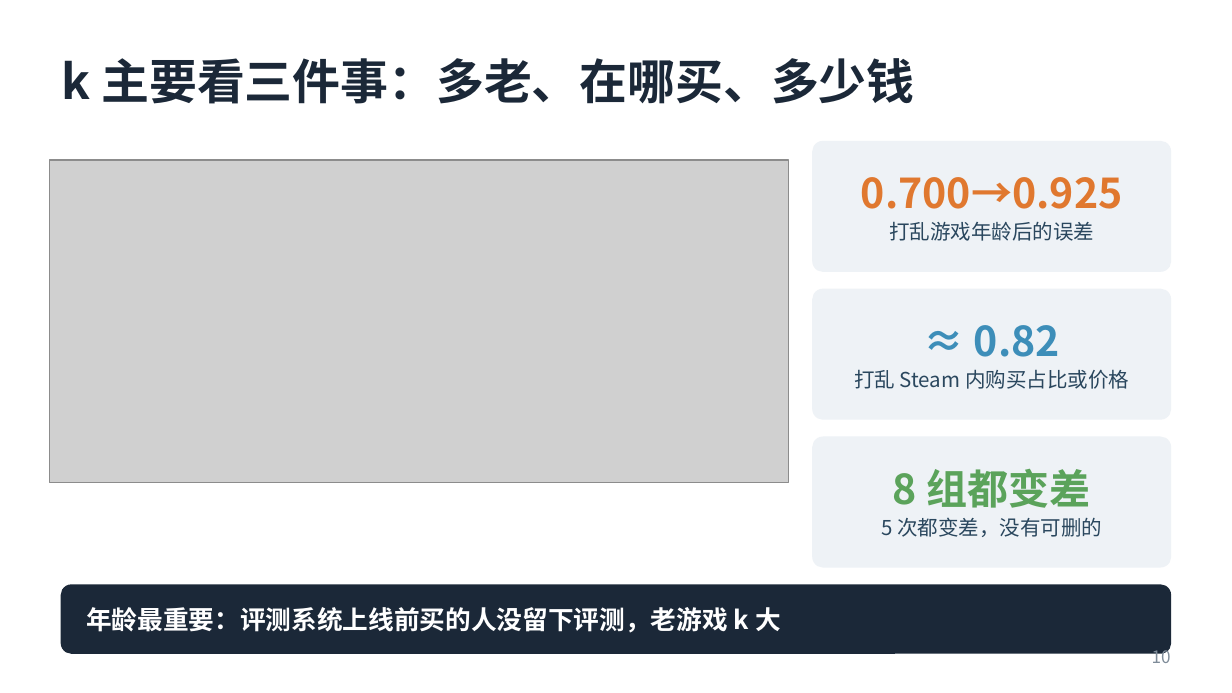
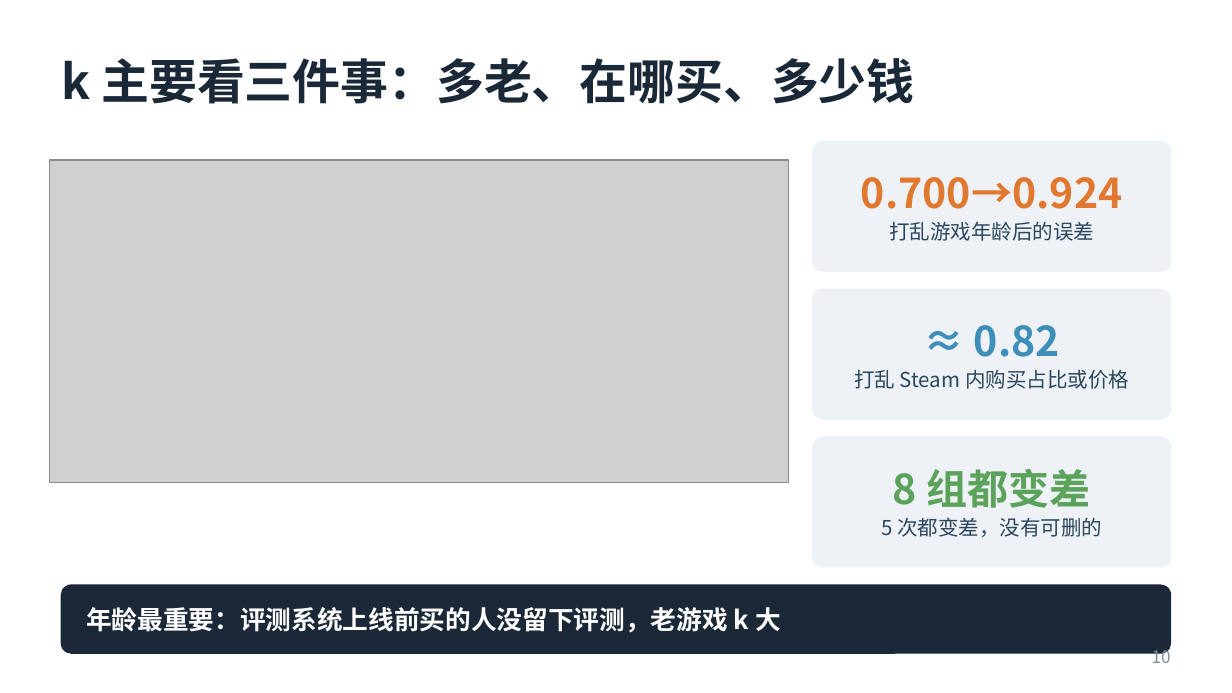
Before and after one commit to plmnbvcxz46/steam-estimator, a slide deck: slide 10 of slides/steamguess.pptx. Drawn at 1232x693 pixels with LibreOffice and Linux fonts; fonts in the diff are those of the drawing; grey boxes stand for pictures. Boxes give left, top, right and bottom in pixels: in the first picture for what was removed or moved away, otherwise in the second. Text is boxed around its words. In the diff, an @@ line names an element or a change of style, - is before the commit and + after.

```diff
--- a/slides/steamguess.pptx
+++ b/slides/steamguess.pptx
@@ text at [861, 177, 1123, 209]: text changed @@
-0.700→0.925
+0.700→0.924
```
Also in this commit, not shown: 4 other slides changed, 17 other files.
